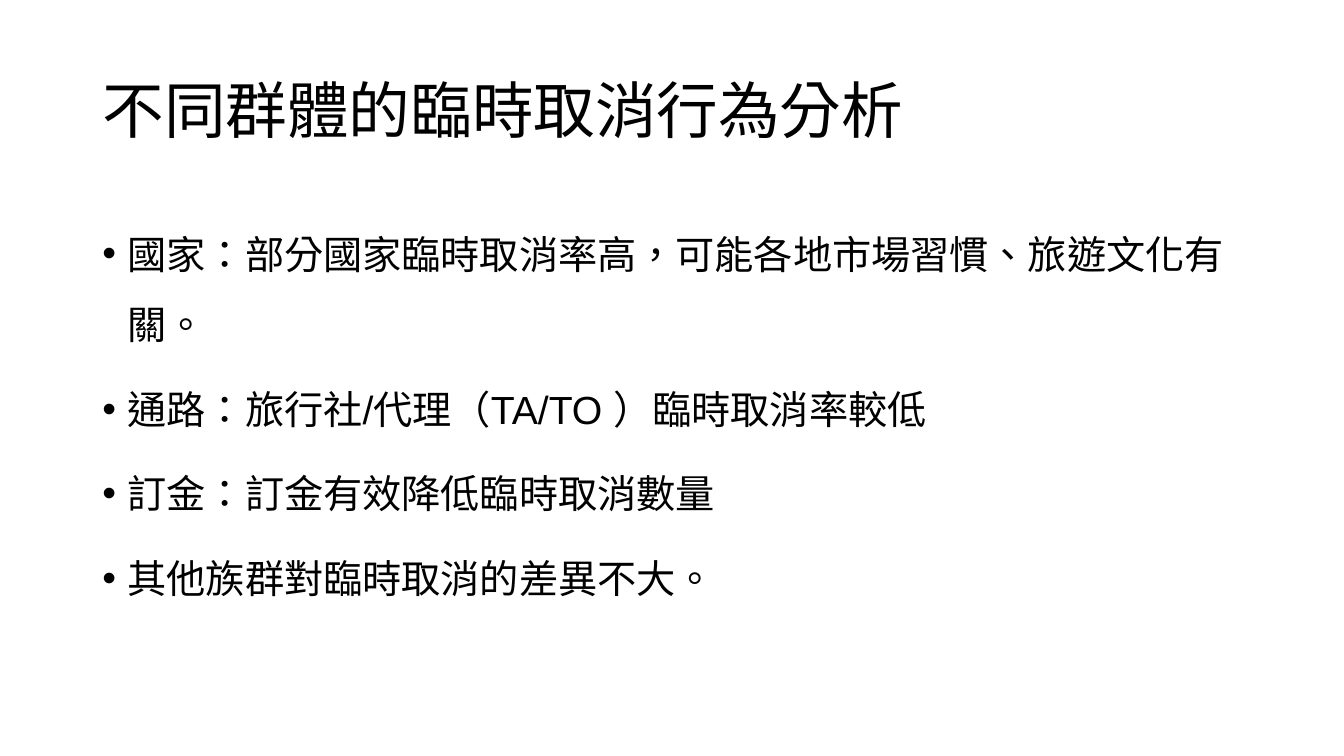
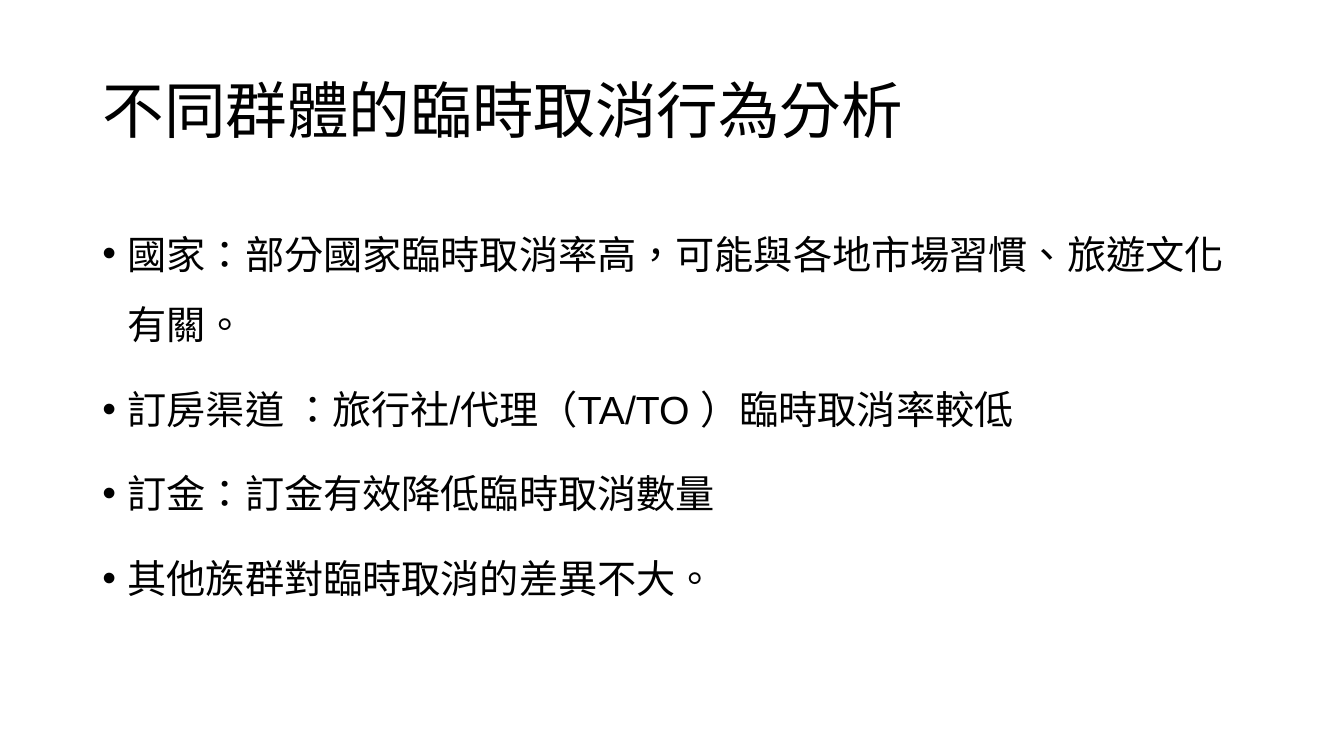
Before and after one commit to William-07/GHR_Analysis, a slide deck: slide 14 of Report/Global Hotels and Resorts Revenue Analysis - Cancellation Analysis.pptx (slide 11 before the commit). Drawn at 1344x756 pixels with LibreOffice and Linux fonts; fonts in the diff are those of the drawing. Boxes give left, top, right and bottom in pixels: in the first picture for what was removed or moved away, otherwise in the second. Text is boxed around its words. In the diff, an @@ line names an element or a change of style, - is before the commit and + after.

```diff
--- a/Report/Global Hotels and Resorts Revenue Analysis - Cancellation Analysis.pptx
+++ b/Report/Global Hotels and Resorts Revenue Analysis - Cancellation Analysis.pptx
@@ text at (128, 236, 1224, 428): text changed @@
-• 國家：部分國家臨時取消率高，可能各地市場習慣、旅遊文化有關。
-• 通路：旅行社/代理（TA/TO ）臨時取消率較低
+• 國家：部分國家臨時取消率高，可能與各地市場習慣、旅遊文化有關。
+• 訂房渠道 ：旅行社/代理（TA/TO ）臨時取消率較低
```
Also in this commit, not shown: 4 other slides changed, 3 slides added, 2 other files.
